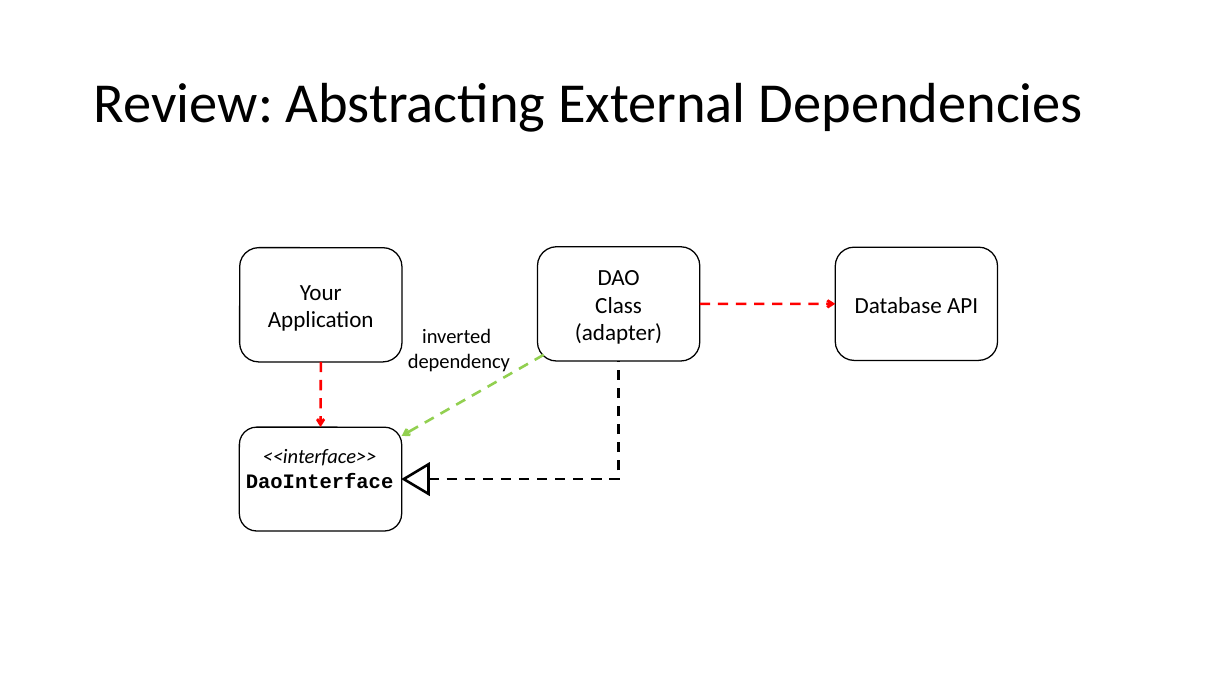
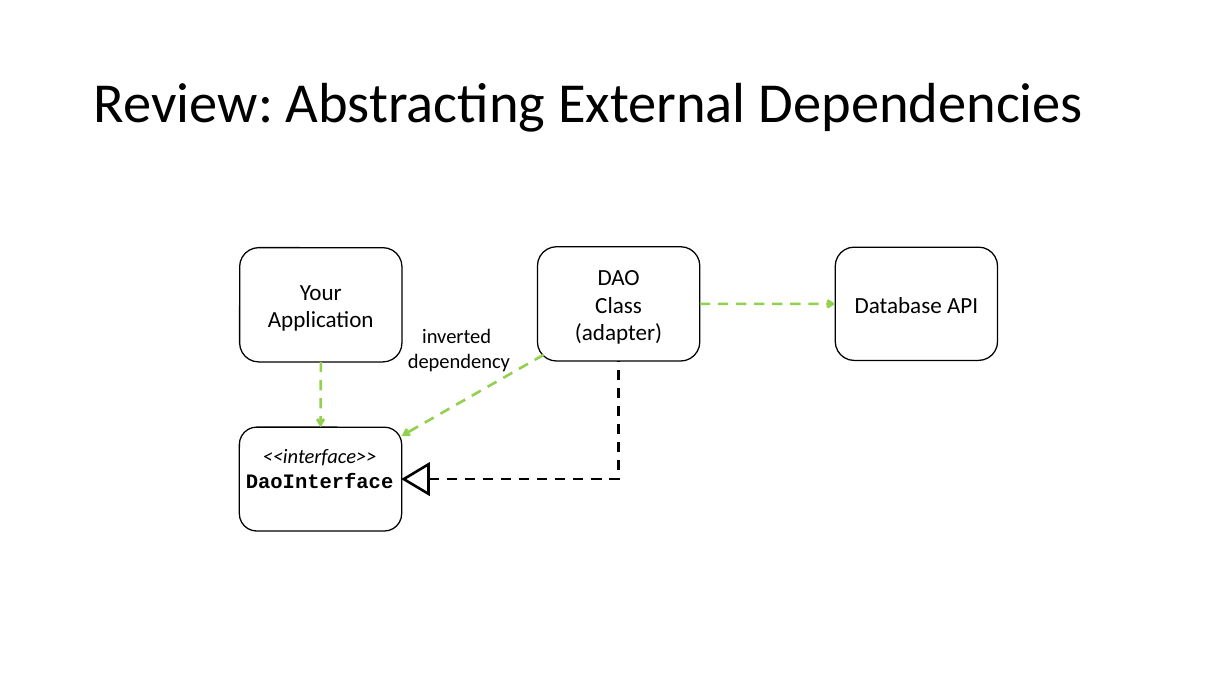
Before and after one commit to BYU-CS-340/softwaredesign, a slide deck: slide 5 of instruction/dependency-inversion-abstract-factory/DependencyInversion.pptx. Drawn at 1232x693 pixels with LibreOffice and Linux fonts; fonts in the diff are those of the drawing. Boxes give left, top, right and bottom in pixels: in the first picture for what was removed or moved away, otherwise in the second. Text is boxed around its words. In the diff, an @@ line names an element or a change of style, - is before the commit and + after.

Commit message:
update: updated Rodham's dependency inversion slides

```diff
--- a/instruction/dependency-inversion-abstract-factory/DependencyInversion.pptx
+++ b/instruction/dependency-inversion-abstract-factory/DependencyInversion.pptx
@@ arrow (700, 304) - (836, 304): stroke #FF0000 2 pt dashed to #92D050 2 pt dashed @@
@@ arrow (321, 362) - (321, 427): stroke #FF0000 2 pt dashed to #92D050 2 pt dashed @@
```
